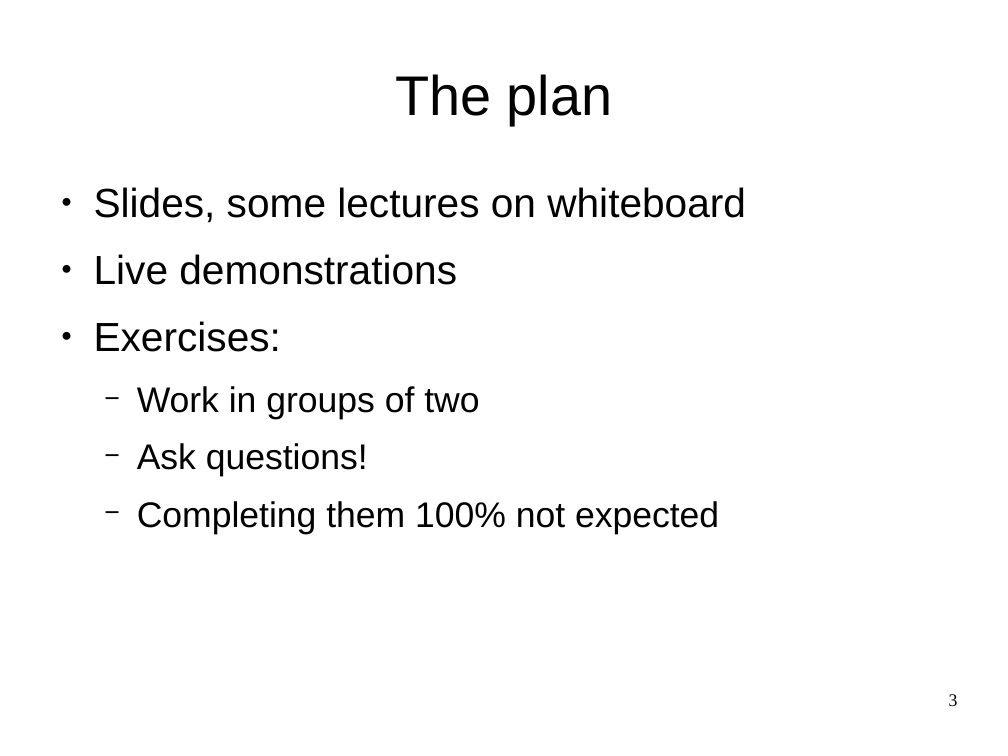
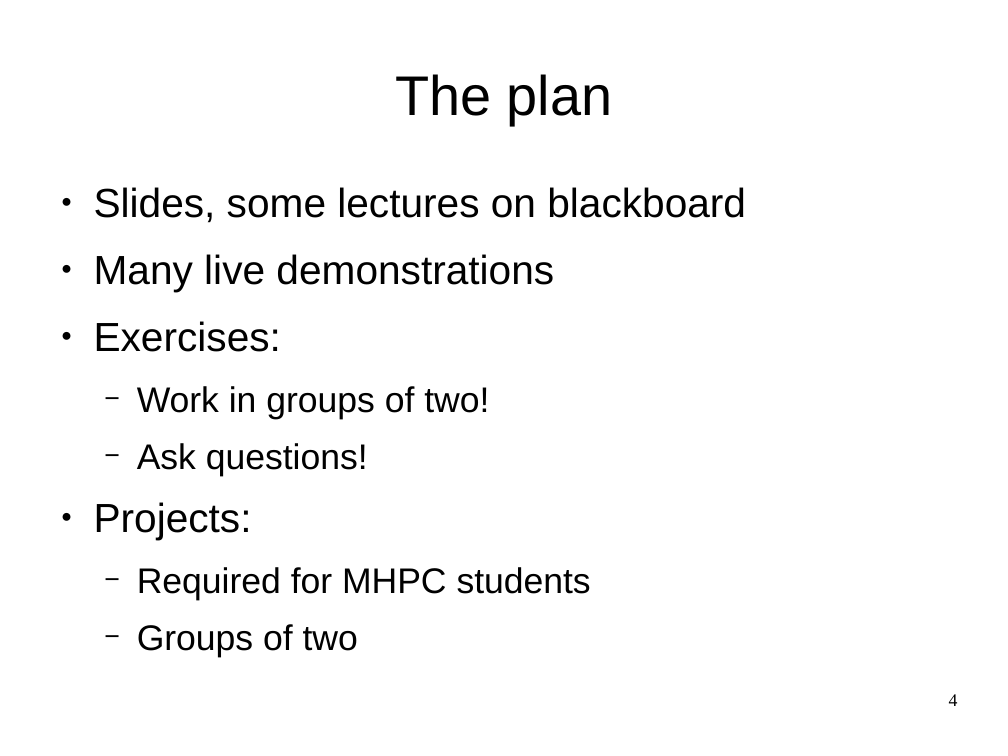
Before and after one commit to ndem0/deal.II-tutorial, a slide deck: slide 4 of slides.odp (slide 3 before the commit). Drawn at 1008x756 pixels with LibreOffice and Linux fonts; fonts in the diff are those of the drawing. Boxes give left, top, right and bottom in pixels: in the first picture for what was removed or moved away, otherwise in the second. Text is boxed around its words. In the diff, an @@ line names an element or a change of style, - is before the commit and + after.

```diff
--- a/slides.odp
+++ b/slides.odp
@@ text at box(94, 187, 746, 292): text changed @@
-● Slides, some lectures on whiteboard
-● Live demonstrations
+● Slides, some lectures on blackboard
+● Many live demonstrations
@@ text at box(137, 386, 489, 420): text changed @@
-  − Work in groups of two
+  − Work in groups of two!
@@ text at box(94, 502, 591, 658): text changed @@
-  − Completing them 100% not expected
+● Projects:
+  − Required for MHPC students
+  − Groups of two
@@ page number at box(949, 694, 958, 706): text changed @@
-3
+4
```
Also in this commit, not shown: 18 other slides changed, 1 slide added, 1 slide removed.
